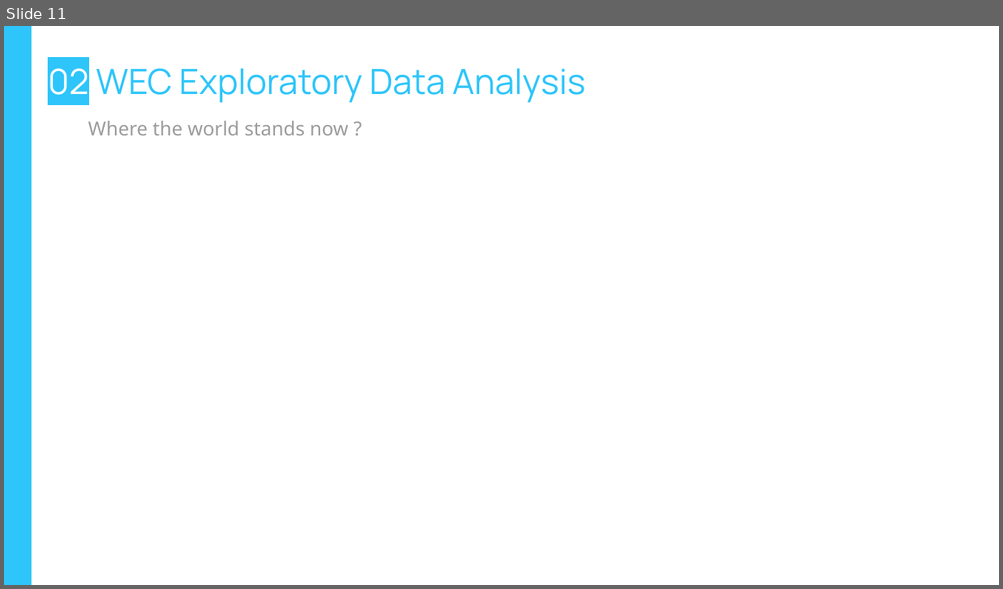
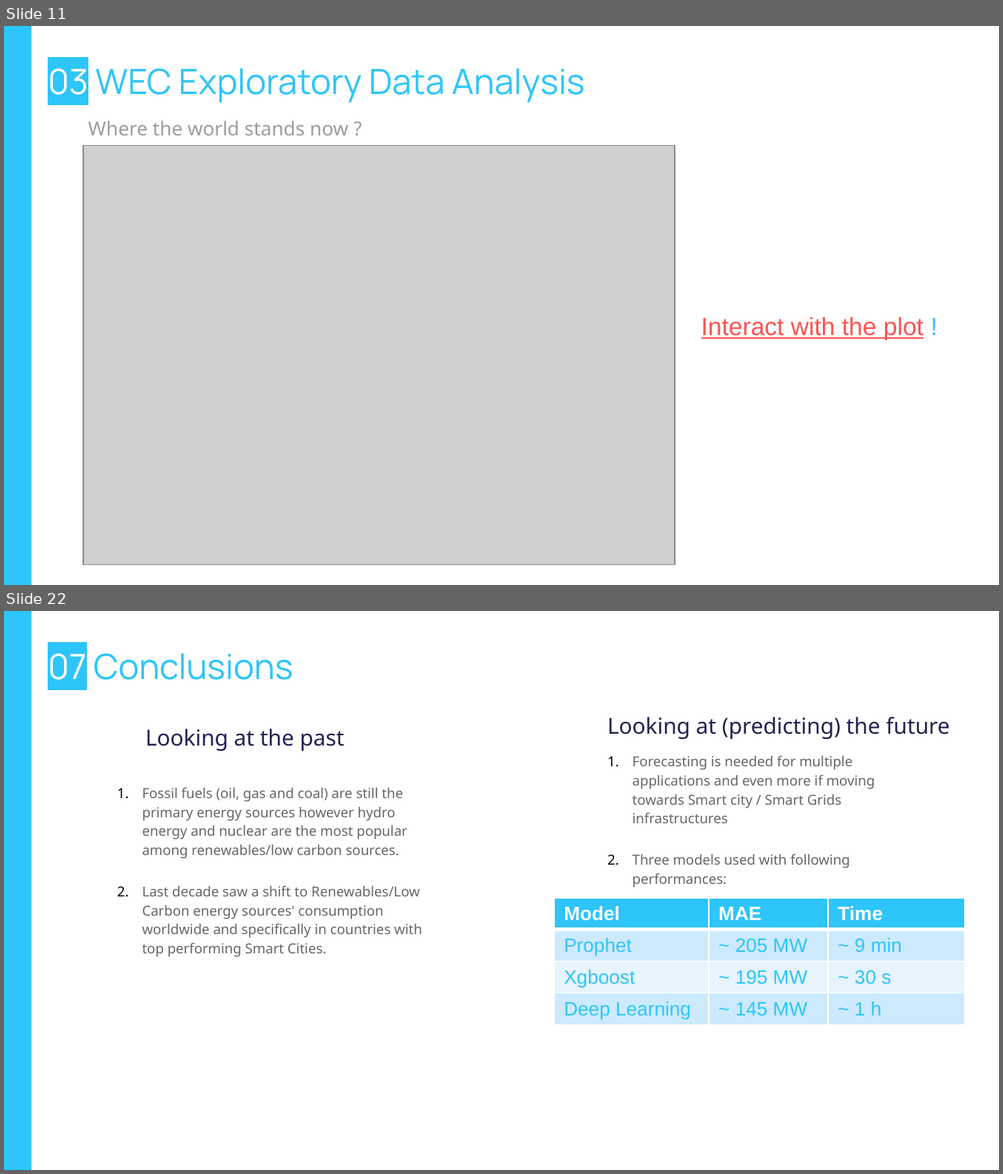
Before and after one commit to Edoardo1996/iornhack-final-project, a slide deck: pres/Ironhac-final-project.pptx. Shown one above the other, each under a label of ours: slide 11 before the commit, slides 11 and 22 after it; the slides between them are not shown. The pictures are 1003x589 and 1003x1174 pixels, drawn with LibreOffice and Linux fonts; fonts in the diff are those of the drawing; grey boxes stand for pictures; background and template pictures are left out. Boxes give left, top, right and bottom in pixels: in the first picture for what was removed or moved away, otherwise in the second. Text is boxed around its words. In the diff, an @@ line names an element or a change of style, - is before the commit and + after.

Commit message:
Opt run of Deep learning method

```diff
--- a/pres/Ironhac-final-project.pptx
+++ b/pres/Ironhac-final-project.pptx
@@ slide 22 added at (4,611,999,1170), background #FFFFFF; not listed: 1 template element that a slide beside it also shows @@
@@ title added at (48,653,293,680), 25.2 pt, text #2DC5FA @@
+07 Conclusions
@@ text added at (607,717,949,739), 16 pt, text #212353 @@
+Looking at (predicting) the future
@@ text added at (145,729,344,751), 16 pt, text #212353 @@
+Looking at the past
@@ text added at (632,756,875,888), 10 pt, text #666666 @@
+1. Forecasting is needed for multiple applications and even more if moving towards Smart city / Smart Grids infrastructures
+2. Three models used with following performances:
@@ text added at (142,788,422,957), 10 pt, text #666666 @@
+1. Fossil fuels (oil, gas and coal) are still the primary energy sources however hydro energy and nuclear are the most popular among renewables/low carbon sources.
+2. Last decade saw a shift to Renewables/Low Carbon energy sources' consumption worldwide and specifically in countries with top performing Smart Cities.
@@ table added at (554,898,965,1031), 4 rows, 3 columns @@
+Model | MAE | Time
+Prophet | ~ 205 MW | ~ 9 min
+Xgboost | ~ 195 MW | ~ 30 s
+Deep Learning | ~ 145 MW | ~ 1 h
@@ slide 11 changed as well @@
@@ title at (48,68,585,103): text changed @@
-02 WEC Exploratory Data Analysis
+03 WEC Exploratory Data Analysis
@@ picture added at (84,145,674,565) @@
@@ text added at (701,317,923,340), 18 pt, text #FF5252, underline @@
+Interact with the plot !
```
Also in this commit, not shown: 5 other slides changed, 11 other slides added, 23 slides removed, 3 other files.
